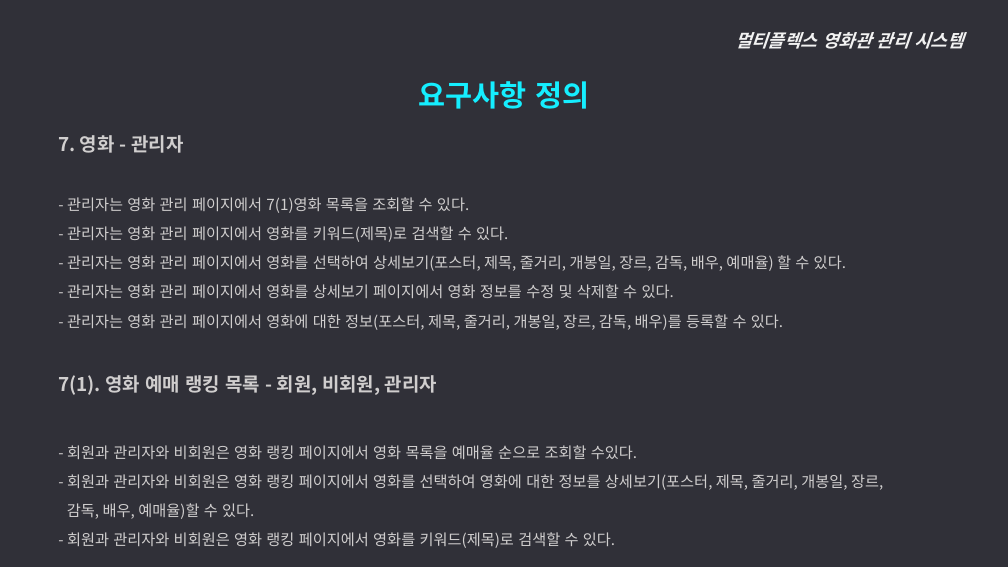
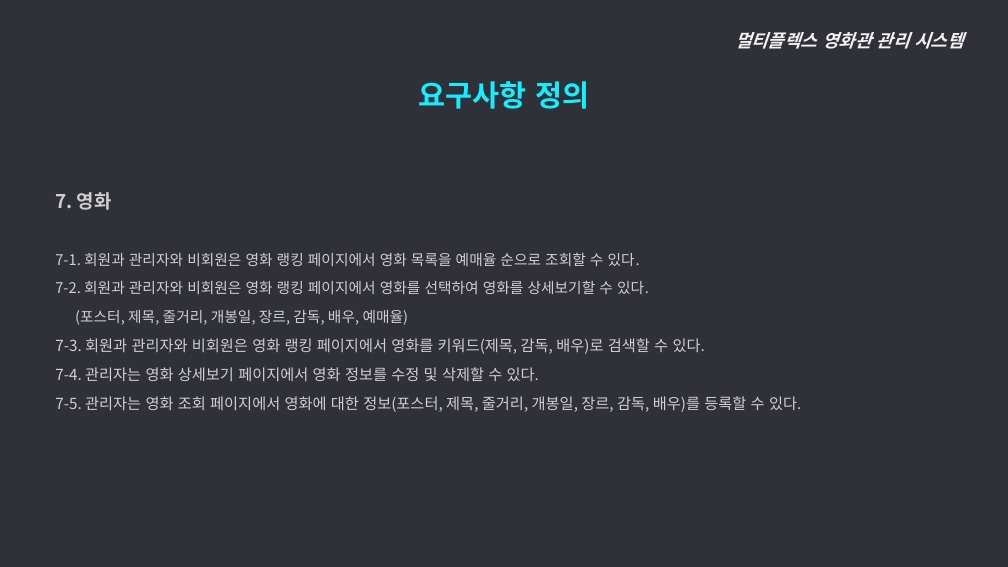
Before and after one commit to ywc-412/MultiplexTeamProject, a slide deck: slide 16 of 2조 시스템개요, 요구사항 정의.pptx (slide 15 before the commit). Drawn at 1008x567 pixels with LibreOffice and Linux fonts; fonts in the diff are those of the drawing. Boxes give left, top, right and bottom in pixels: in the first picture for what was removed or moved away, otherwise in the second. Text is boxed around its words. In the diff, an @@ line names an element or a change of style, - is before the commit and + after.

Commit message:
PPT, 요구사항정의 수정
메뉴구조도에서 할인정보 뺌

```diff
--- a/2조 시스템개요, 요구사항 정의.pptx
+++ b/2조 시스템개요, 요구사항 정의.pptx
@@ text at [55, 192, 801, 412]: text changed @@
-  7. 영화 - 관리자
-  - 관리자는 영화 관리 페이지에서 7(1)영화 목록을 조회할 수 있다.
-  - 관리자는 영화 관리 페이지에서 영화를 키워드(제목)로 검색할 수 있다.
-  - 관리자는 영화 관리 페이지에서 영화를 선택하여 상세보기(포스터, 제목, 줄거리, 개봉일, 장르, 감독, 배우, 예매율) 할 수 있다.
-  - 관리자는 영화 관리 페이지에서 영화를 상세보기 페이지에서 영화 정보를 수정 및 삭제할 수 있다.
-  - 관리자는 영화 관리 페이지에서 영화에 대한 정보(포스터, 제목, 줄거리, 개봉일, 장르, 감독, 배우)를 등록할 수 있다.
-  7(1). 영화 예매 랭킹 목록 - 회원, 비회원, 관리자
-  - 회원과 관리자와 비회원은 영화 랭킹 페이지에서 영화 목록을 예매율 순으로 조회할 수있다.
-  - 회원과 관리자와 비회원은 영화 랭킹 페이지에서 영화를 선택하여 영화에 대한 정보를 상세보기(포스터, 제목, 줄거리, 개봉일, 장르,
-  감독, 배우, 예매율)할 수 있다.
-  - 회원과 관리자와 비회원은 영화 랭킹 페이지에서 영화를 키워드(제목)로 검색할 수 있다.
+  7. 영화
+  7-1. 회원과 관리자와 비회원은 영화 랭킹 페이지에서 영화 목록을 예매율 순으로 조회할 수 있다.
+  7-2. 회원과 관리자와 비회원은 영화 랭킹 페이지에서 영화를 선택하여 영화를 상세보기할 수 있다.
+  (포스터, 제목, 줄거리, 개봉일, 장르, 감독, 배우, 예매율)
+  7-3. 회원과 관리자와 비회원은 영화 랭킹 페이지에서 영화를 키워드(제목, 감독, 배우)로 검색할 수 있다.
+  7-4. 관리자는 영화 상세보기 페이지에서 영화 정보를 수정 및 삭제할 수 있다.
+  7-5. 관리자는 영화 조회 페이지에서 영화에 대한 정보(포스터, 제목, 줄거리, 개봉일, 장르, 감독, 배우)를 등록할 수 있다.
```
Also in this commit, not shown: 15 other slides changed, 1 slide added, 4 slides removed, 2 other files.
